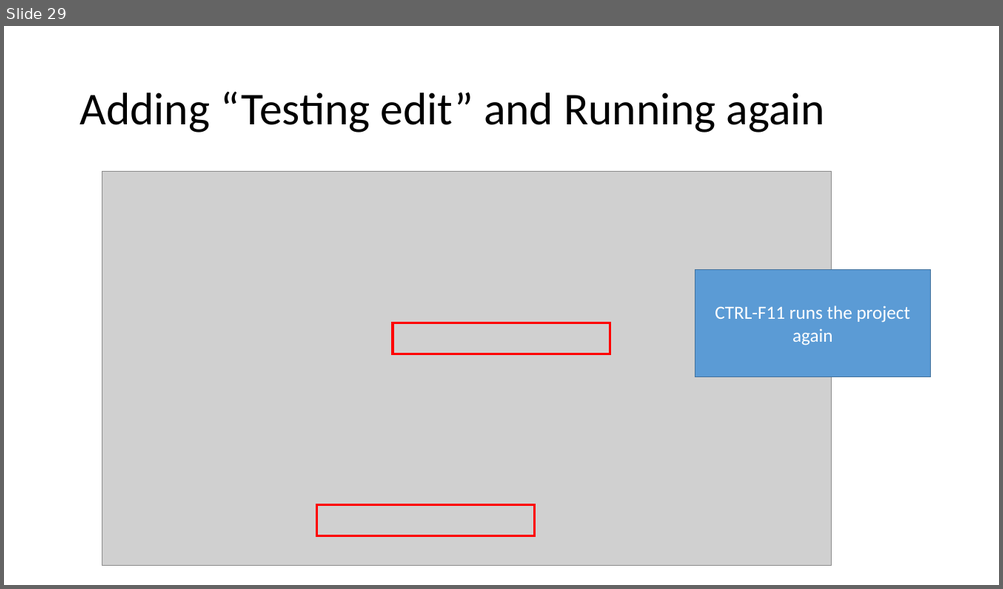
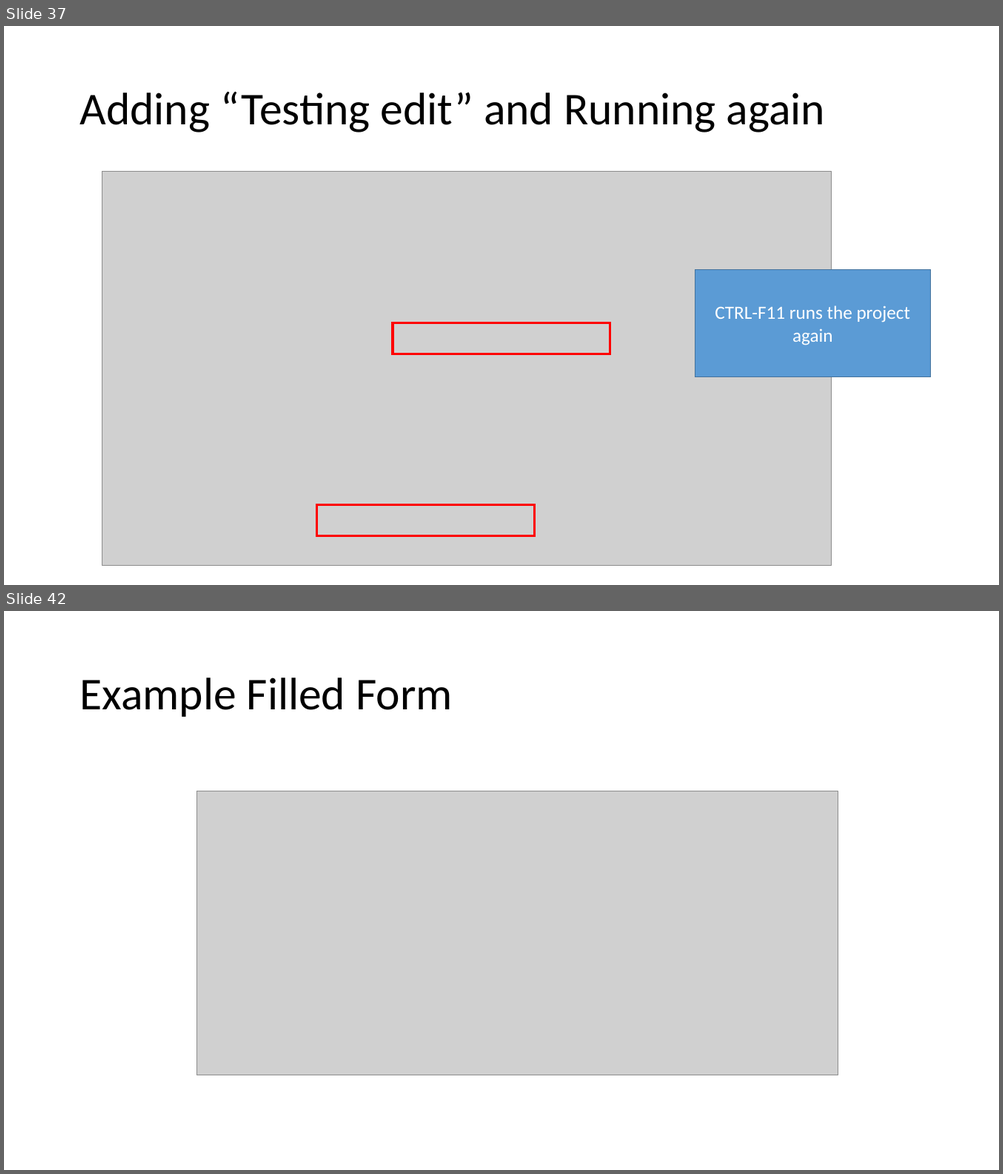
Before and after one commit to pdewan/ConcurrentProgrammingTrainingExamples, a slide deck: Documents/EclipseOpenMPTraining.pptx. Shown one above the other, each under a label of ours: slide 29 before the commit, slides 37 and 42 after it; the slides between them are not shown. The pictures are 1003x589 and 1003x1174 pixels, drawn with LibreOffice and Linux fonts; fonts in the diff are those of the drawing; grey boxes stand for pictures. Boxes give left, top, right and bottom in pixels: in the first picture for what was removed or moved away, otherwise in the second. Text is boxed around its words. In the diff, an @@ line names an element or a change of style, - is before the commit and + after.

```diff
--- a/Documents/EclipseOpenMPTraining.pptx
+++ b/Documents/EclipseOpenMPTraining.pptx
@@ slide 42 added at (4,611,999,1170), background #FFFFFF @@
@@ title added at (79,678,452,717), 44 pt, text #000000 @@
+Example Filled Form
@@ picture added at (196,792,837,1076) @@
@@ what was slide 29 is now slide 37 @@
```
Also in this commit, not shown: 1 slide changed, 18 other slides added, 1 other file.
